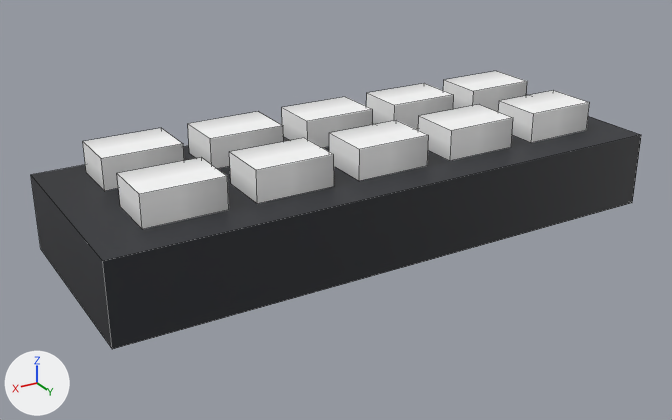
A saved change to the FBX model art/export/dt_keyboard.fbx.
Rendered twice from a camera (50 mm lens) standing at (1.202, 1.915, 1.012) and looking at (0.057, 0.007, 0.058). The lights are fixed; the arrows at lower left show +X, +Y and +Z. The first picture is the older version. Mesh edges are drawn as thin lines.

In view in the first picture: 'dt_keyboard'.
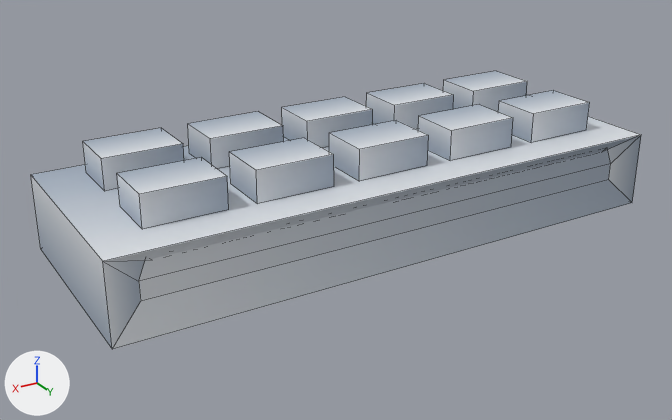
Boxes [x1, y1, x2, y2] around the edits, measured in the pictures (672 x 420 px):
part 1 of me_dt_keyboard, cut back: [103, 135, 641, 349] in both
part 2 of me_dt_keyboard, surface changed: [31, 71, 640, 348] in both

What the commit changed:
me_dt_keyboard is used by ob_dt_keyboard; location (0.0, 0.0, 0.0).
Verts and faces of me_dt_keyboard; kept vertices keep their numbers, new ones are numbered from 88.
Before the commit, vertices of me_dt_keyboard: 0 (-0.75, -0.28, 0.0), 1 (-0.75, -0.28, 0.2), 2 (-0.75, 0.28, 0.0) at pixel (632, 202), 3 (-0.75, 0.28, 0.2) at pixel (641, 134), 4 (0.75, -0.28, 0.0) at pixel (40, 249).
Before the commit, vertices of me_dt_keyboard: 5 (0.75, -0.28, 0.2) at pixel (30, 174), 6 (0.75, 0.28, 0.0) at pixel (112, 349), 7 (0.75, 0.28, 0.2) at pixel (102, 261).
me_dt_keyboard had 88 vertices, 66 faces and spanned x -0.75..0.75, y -0.28..0.28, z 0.0..0.28.
me_dt_keyboard now has 100 vertices, 78 faces and spans x -0.75..0.75, y -0.28..0.28, z 0.0..0.28.
Part 1, on me_dt_keyboard:
Faces deleted: (2, 3, 7, 6), (0, 4, 5, 1).
New vertex 88 is at (-0.67, 0.25, 0.08), pixel (608, 179).
New vertex 89 is at (-0.67, 0.25, 0.12), pixel (610, 163).
New vertex 90 is at (-0.67, -0.25, 0.12).
New vertex 91 is at (-0.67, -0.25, 0.08).
New vertices 92 to 95 stand at vertices 88 to 91, in that order, plus (1.34, 0.0, 0.0).
New vertex 96 is at (-0.64, 0.24, 0.16).
New vertex 97 is at (0.64, 0.24, 0.16), pixel (152, 260).
New vertex 98 is at (0.65, 0.25, 0.17).
New vertex 99 is at (-0.65, 0.25, 0.17), pixel (607, 147).
New faces: (88, 89, 93, 92), (90, 91, 95, 94), (2, 3, 89, 88), (96, 97, 98, 99), (6, 92, 93, 7), (2, 88, 92, 6).
New faces: (4, 5, 94, 95), (1, 90, 94, 5), (0, 91, 90, 1), (0, 4, 95, 91), (3, 7, 97, 96), (7, 93, 98, 97).
New faces: (89, 99, 98, 93), (3, 96, 99, 89).
me_dt_keyboard part 2: 64 kept faces spanning x -0.75..0.75, y -0.28..0.28, z 0.0..0.28 get new texture (UV) coordinates.
